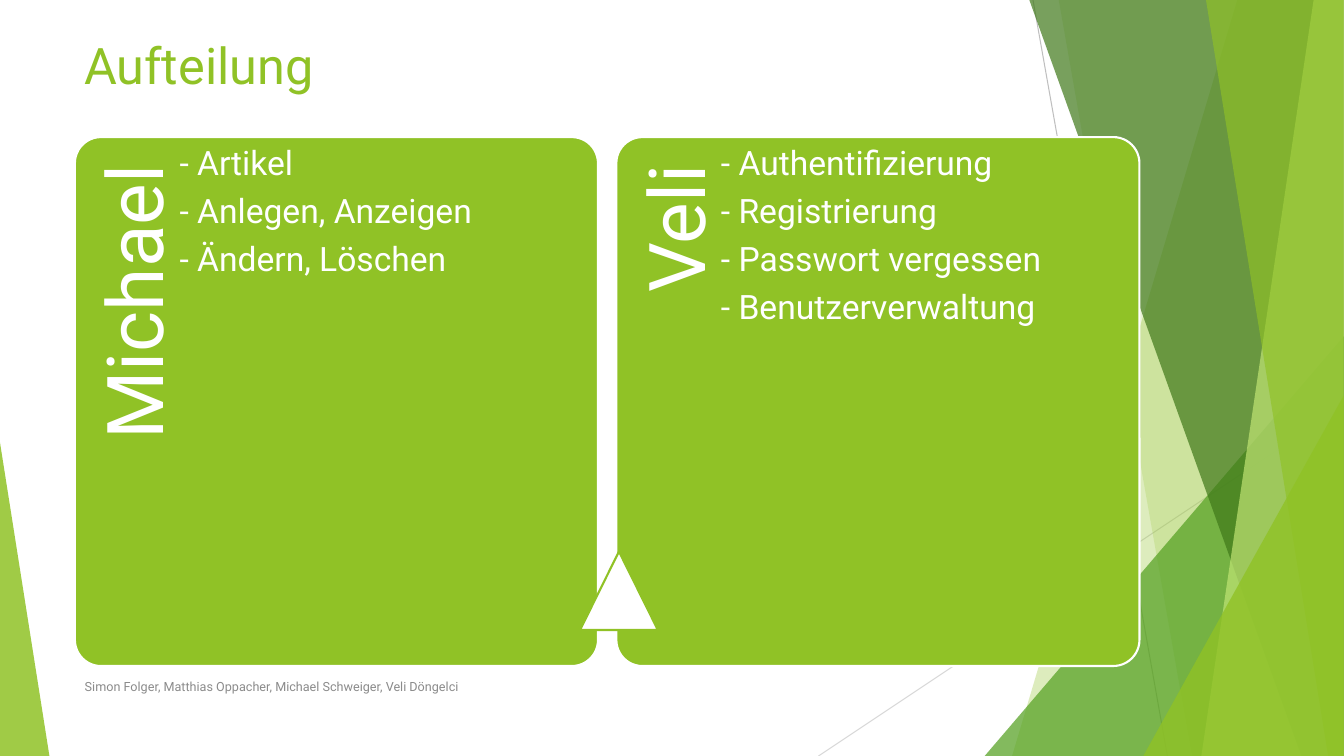
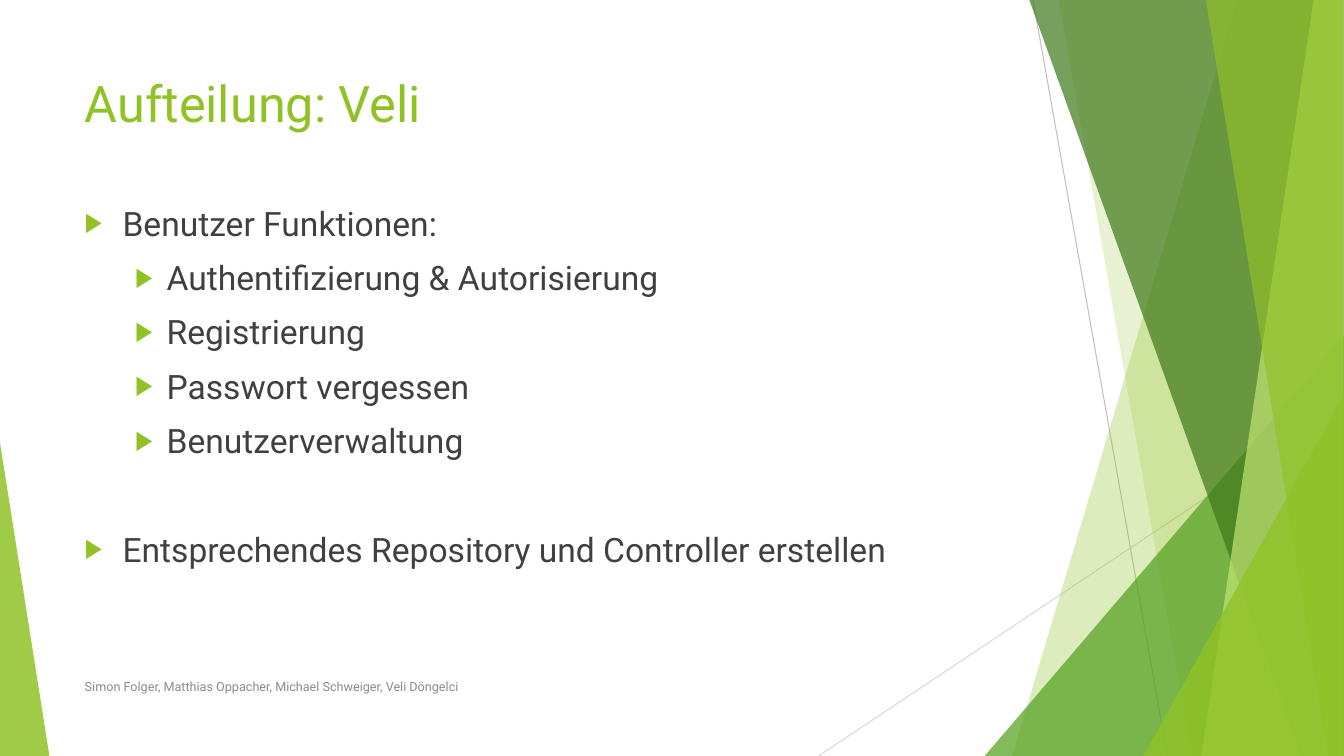
Before and after one commit to michaelschweiger90/artikelverwaltung, a slide deck: slide 19 of Dokumente/Präsentationen/Webservices 01.07.pptx (slide 12 before the commit). Drawn at 1344x756 pixels with LibreOffice and Linux fonts; fonts in the diff are those of the drawing. Boxes give left, top, right and bottom in pixels: in the first picture for what was removed or moved away, otherwise in the second. Text is boxed around its words. In the diff, an @@ line names an element or a change of style, - is before the commit and + after.

```diff
--- a/Dokumente/Präsentationen/Webservices 01.07.pptx
+++ b/Dokumente/Präsentationen/Webservices 01.07.pptx
@@ title at (85, 83, 421, 133): text changed @@
-Aufteilung
+Aufteilung: Veli
@@ group removed at (75, 137, 1139, 666): 4 texts, 2 rounded rectangles, 1 flow chart extract @@
-Michael
-- Artikel
-- Anlegen, Anzeigen
-- Ändern, Löschen
-Veli
-- Authentifizierung
-- Registrierung
-- Passwort vergessen
-- Benutzerverwaltung
@@ text added at (123, 211, 886, 569), 24 pt, text #404040 @@
+▶ Benutzer Funktionen:
+  ▶ Authentifizierung & Autorisierung
+  ▶ Registrierung
+  ▶ Passwort vergessen
+  ▶ Benutzerverwaltung
+▶ Entsprechendes Repository und Controller erstellen
```
Also in this commit, not shown: 5 other slides changed, 8 slides added, 1 slide removed.
